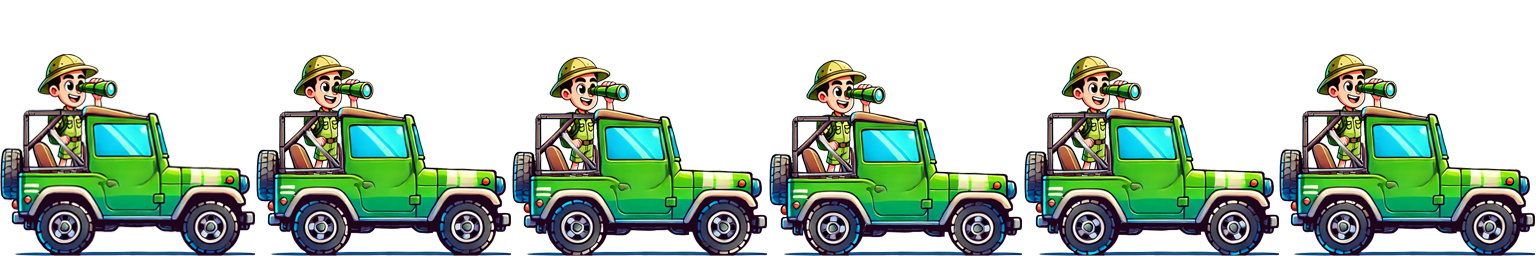
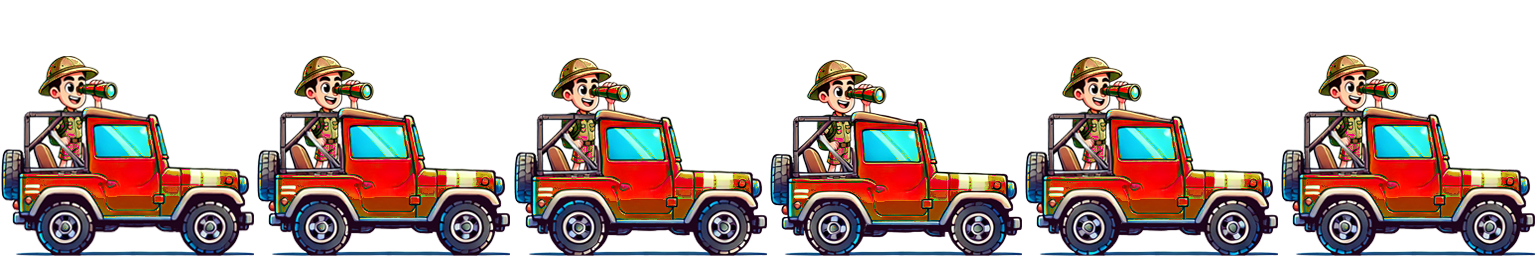
Comparing the layer stacks of the two 1536x256 images. Changes:
removed layer "Capa 6" over (1279, 53, 1535, 256)
removed layer "Capa 5" over (1024, 55, 1279, 256)
removed layer "Capa 4" over (769, 59, 1018, 256)
removed layer "Capa 3" over (512, 56, 767, 256)
removed layer "Capa 2" over (256, 54, 511, 256)
removed layer "Capa 1" over (0, 54, 255, 256)
added layer "hard" above "normal" over (1, 54, 1535, 256)
